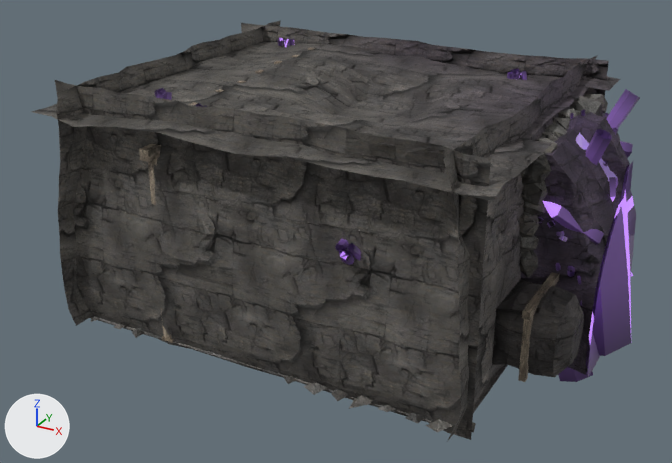
The glTF model rooms/veta.glb as it was, and as the next commit left it.
Rendered twice from a 50 mm lens placed at (128.45, 11.95, 13.62), pointed at (116.01, 34.58, 2.3). The axes (+X, +Y, +Z) are drawn at lower left. The lights are the same throughout. The picture after the commit comes second. Where no turn or scale is listed for an object, it has been applied to the vertices. Vertices at exactly the same position are counted once.

Script lines for the objects in view, before the commit:
```python
me_veta = bpy.data.meshes.new('veta')
me_veta.from_pydata(...)  # 7576 vertices, 10238 faces; spans x -7.67..7.05, y -6.21..6.21, z -3.54..3.9
# faces by material slot: [12, 36, 80, 3182, 6066, 862]
me_veta.materials.append(mat_lamp)
me_veta.materials.append(mat_emerg)
me_veta.materials.append(mat_glow)
me_veta.materials.append(mat_enam)
me_veta.materials.append(mat_ext)
me_veta.materials.append(mat_viol)
me_veta_cristal_mesh = bpy.data.meshes.new('veta_cristal_mesh')
me_veta_cristal_mesh.from_pydata(...)  # 638 vertices, 942 faces; spans x 4.81..7.67, y -1.89..2.98, z -3.9..2.99
# faces by material slot: [2, 12, 425, 260, 243]
me_veta_cristal_mesh.materials.append(mat_decal)
me_veta_cristal_mesh.materials.append(mat_glow)
me_veta_cristal_mesh.materials.append(mat_enam)
me_veta_cristal_mesh.materials.append(mat_ext)
me_veta_cristal_mesh.materials.append(mat_viol)
ob_veta = bpy.data.objects.new('veta', me_veta)
ob_veta.location = (117.07, 35.61, 3.2)
ob_veta_cristal_mesh = bpy.data.objects.new('veta_cristal_mesh', me_veta_cristal_mesh)
ob_veta_cristal_mesh.location = (117.07, 35.61, 3.2)
```
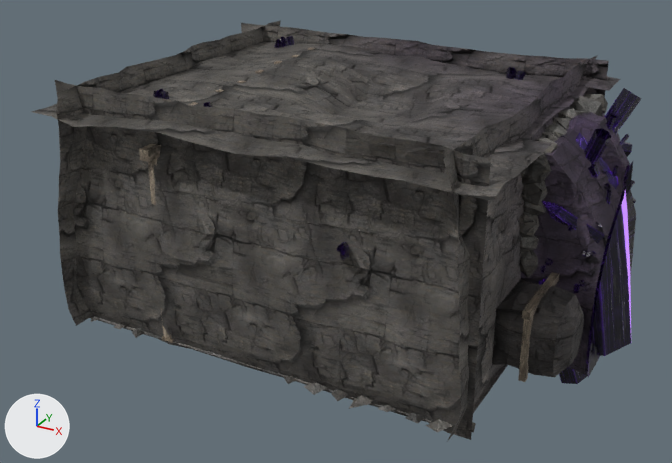
Where the newer file only moved an object's origin or applied its transform, the numbers keep the older frame.

Where the change shows, as pixel boxes [x1, y1, x2, y2] in the pictures (672 x 463 px; the box of a moved part takes in the faces that stretch with it):
'veta', reshaped: before [32, 20, 640, 442]; after [32, 20, 641, 442]
'veta_cristal_mesh', reshaped, moved: before [543, 133, 636, 382]; after [539, 133, 636, 384]
part 1 of me_veta, moved or reshaped (not visible afterwards): before [609, 177, 616, 202]
part 2 of me_veta, rebuilt (mostly hidden): before [620, 141, 633, 158]; after [622, 142, 632, 157]
part 3 of me_veta, rebuilt: before [606, 89, 640, 129]; after [605, 88, 641, 130]
part 4 of me_veta, rebuilt: before [586, 129, 612, 165]; after [584, 128, 611, 164]
part 5 of me_veta, deleted (mostly hidden): before [155, 38, 633, 285]
part 6 of me_veta, built on (mostly hidden): before [510, 68, 609, 196]; after [337, 67, 635, 318]
part 7 of me_veta, reshaped (mostly hidden): before [158, 88, 203, 107]; after [154, 89, 211, 107]
part 8 of me_veta, reshaped (mostly hidden): after [274, 36, 294, 48]
part 9 of me_veta_cristal_mesh, moved or reshaped: [576, 133, 631, 356] in both
part 10 of me_veta_cristal_mesh, rebuilt: [587, 161, 636, 377] in both
part 11 of me_veta_cristal_mesh, rebuilt: before [558, 358, 593, 382]; after [539, 277, 588, 384]
part 12 of me_veta_cristal_mesh, rebuilt: before [543, 201, 604, 245]; after [542, 201, 604, 244]

The edits, one by one:
Picture 'cryst_c' (img_cryst_c) is new.
Picture 'cryst_n' (img_cryst_n) is new.
Picture 'cryst_e' (img_cryst_e) is new.
Picture 'cryst_r' (img_cryst_r) is new.
Material 'cryst' (mat_cryst) is new.
Uses the picture img_cryst_c.
Uses the picture img_cryst_e.
Uses the picture img_cryst_n.
Uses the picture img_cryst_r.
me_veta is used by ob_veta; location (117.07, 35.61, 3.2).
me_veta had 7576 vertices, 10238 faces and spanned x -7.67..7.05, y -6.21..6.21, z -3.54..3.9.
me_veta now has 7697 vertices, 10446 faces and spans x -7.67..6.93, y -6.21..6.15, z -3.54..3.9.
me_veta part 1: the loose piece of 9 vertices spanning x 6.67..6.91, y -0.61..-0.4, z 1.4..2.06 is multiplied about its middle by the matrix ((-0.45, -0.039, -0.042), (-0.026, 0.435, -0.127), (0.051, -0.124, -0.434)), then moved by (-0.7, -1.05, -2.7), in mat_cryst.
me_veta part 2: the loose piece of 19 vertices spanning x 4.76..6.35, y 3.11..4.3, z 1.1..1.85 is rebuilt with 19 vertices and now spans x 4.79..6.33, y 3.06..4.31, z 1.08..1.83, in mat_cryst.
me_veta part 3: the loose piece of 19 vertices spanning x 5.62..6.52, y 2.49..3.28, z 1.9..3.49 is rebuilt with 19 vertices and now spans x 5.58..6.56, y 2.49..3.28, z 1.93..3.53, in mat_cryst.
me_veta part 4: the loose piece of 19 vertices spanning x 5.83..6.61, y -0.62..-0.07, z 1.8..3.25 is rebuilt with 19 vertices and now spans x 5.8..6.58, y -0.67..-0.05, z 1.81..3.26, in mat_cryst.
me_veta part 5: 153 loose pieces with 1667 vertices, spanning x -7.23..7.05, y -6.02..6.13, z -3.24..3.68, are deleted.
me_veta part 6: 12 vertices moved from x -2.99..4.44, y 4.33..5.61, z -2.26..-0.04 to x -3.0..4.44, y 4.33..5.61, z -2.27..-0.04; 382 vertices removed from x -2.06..6.71, y -5.53..6.02, z -2.3..3.6; 1832 vertices added at x -5.61..6.84, y -5.96..6.15, z -3.27..3.63.
me_veta part 7: 38 vertices removed from x -5.25..-3.11, y -4.63..-3.4, z 2.45..3.63; 227 vertices added at x -7.17..-2.69, y -4.8..-3.41, z 1.52..3.63.
me_veta part 8: 12 vertices removed from x -5.47..-5.22, y 3.39..3.57, z 2.83..3.65; 161 vertices added at x -7.15..-5.05, y 3.05..3.78, z 1.34..3.74.
Other edits to the shape of me_veta do not show in these pictures.
me_veta gains material mat_cryst.
me_veta_cristal_mesh is used by ob_veta_cristal_mesh; location (117.07, 35.61, 3.2).
me_veta_cristal_mesh had 638 vertices, 942 faces and spanned x 4.81..7.67, y -1.89..2.98, z -3.9..2.99.
me_veta_cristal_mesh now has 646 vertices, 954 faces and spans x 4.88..7.67, y -1.86..3.04, z -3.9..2.98.
me_veta_cristal_mesh part 9: the loose piece of 32 vertices spanning x 4.99..7.67, y -0.78..1.54, z -3.36..2.99 is moved by (0.0, 0.03, -0.01).
me_veta_cristal_mesh part 10: the loose piece of 41 vertices spanning x 6.23..7.01, y -1.89..2.71, z -3.25..2.23 is rebuilt with 41 vertices and now spans x 6.23..7.01, y -1.86..2.74, z -3.25..2.22, in mat_cryst.
me_veta_cristal_mesh part 11: the loose piece of 19 vertices spanning x 5.21..7.02, y -1.58..-0.51, z -3.8..0.06 is rebuilt with 19 vertices and now spans x 5.28..6.93, y -1.64..-0.45, z -3.79..0.04, in mat_cryst.
me_veta_cristal_mesh part 12: the loose piece of 19 vertices spanning x 5.33..6.87, y -1.83..-0.85, z 0.35..1.59 is rebuilt with 19 vertices and now spans x 5.3..6.9, y -1.74..-0.89, z 0.38..1.56, in mat_cryst.
Other edits to the shape of me_veta_cristal_mesh do not show in these pictures.
me_veta_cristal_mesh no longer uses material mat_enam.
me_veta_cristal_mesh gains material mat_cryst.
Object 'veta_cristal_mesh' (ob_veta_cristal_mesh) moves from (117.07, 35.61, 3.2) to (117.07, 35.58, 3.2).
